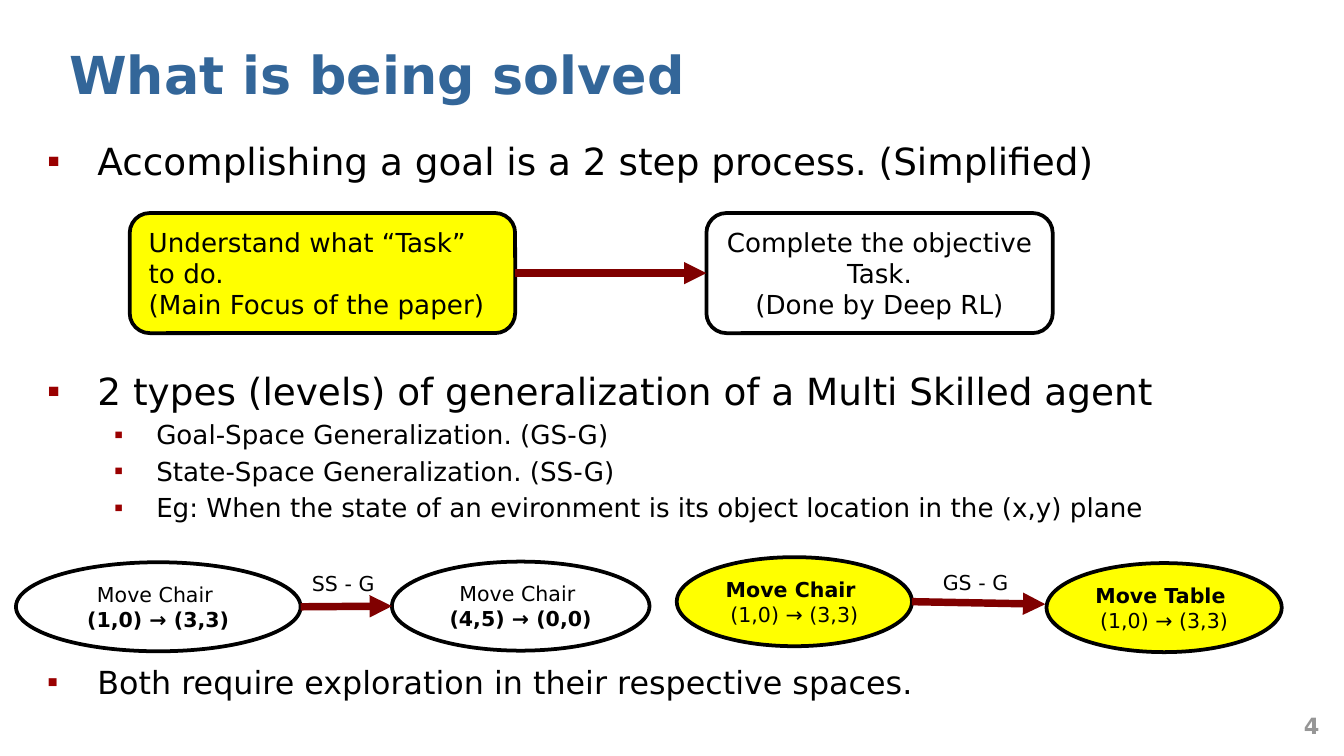
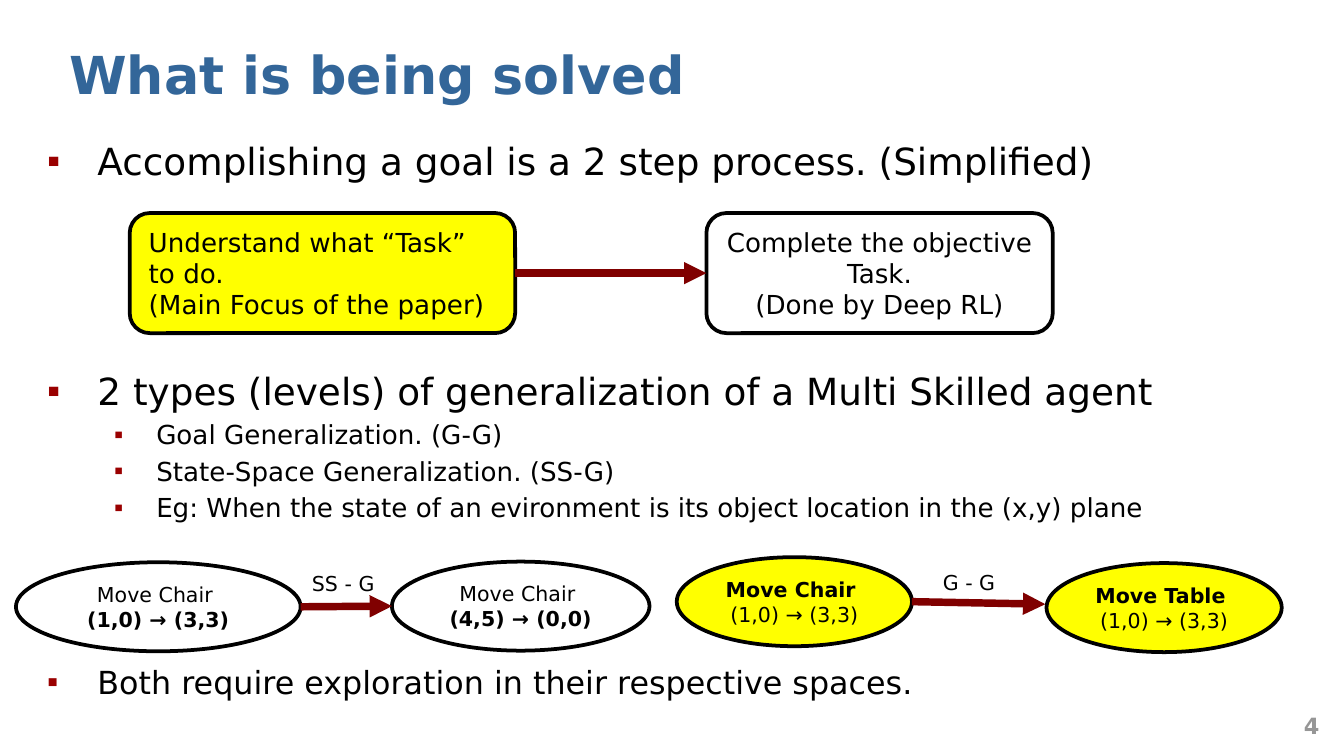
Before and after one commit to abduskhazi/deep-reinforcement-learning-seminar, a slide deck: slide 4 of presentation.pptx. Drawn at 1344x756 pixels with LibreOffice and Linux fonts; fonts in the diff are those of the drawing. Boxes give left, top, right and bottom in pixels: in the first picture for what was removed or moved away, otherwise in the second. Text is boxed around its words. In the diff, an @@ line names an element or a change of style, - is before the commit and + after.

```diff
--- a/presentation.pptx
+++ b/presentation.pptx
@@ text at box(156, 424, 502, 448): text changed @@
-  ▪ Goal-Space Generalization. (GS-G)
+  ▪ Goal Generalization. (G-G)
@@ text at box(943, 574, 995, 591): text changed @@
-GS - G
+G - G
```
Also in this commit, not shown: 6 other slides changed, 2 slides added, 2 slides removed.
